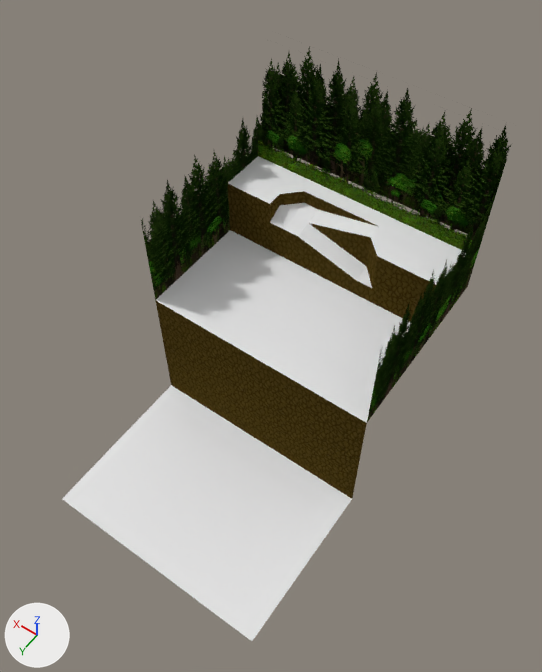
A saved change to the Blender file Blends/level-8.blend.
Camera for both pictures: a camera (50 mm lens) standing at (-51.2, 73.4, 113.8) and looking at (-1.5, 3.8, 4.4). Lighting does not change. The marker at lower left points along +X, +Y and +Z. The first picture is the older version.

Objects in the first picture: 'level-8', 'level-8-tree-wall'.
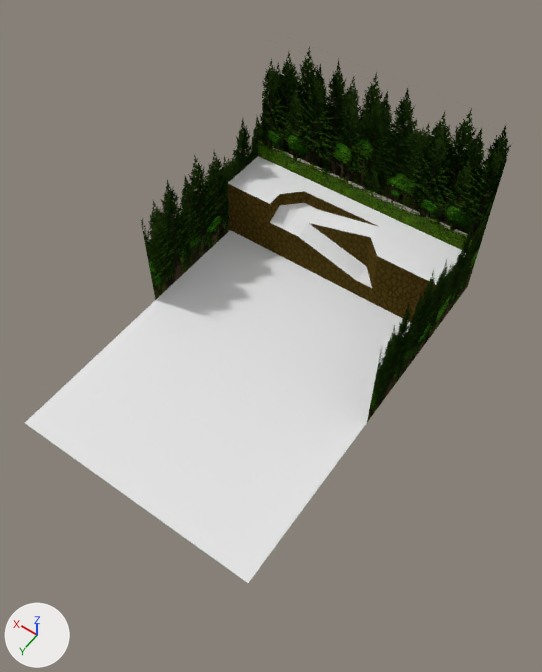
Commit message: working on level 8

Diff of the bpy script that builds the scene:
```diff
--- a/Blends/level-8.blend.py
+++ b/Blends/level-8.blend.py
@@ me_level_8 @@
 # used by ob_level_8; location = (0.0, 0.0, 0.0)
-me_level_8.from_pydata(...)  # 229 vertices, 203 faces; spans x -24.5..24.5, y -28.0..42.0, z -30.0..13.0
+me_level_8.from_pydata(...)  # 214 vertices, 189 faces; spans x -24.5..24.5, y -28.0..42.0, z 0.0..13.0
+# me_level_8 part 1
+# 30 vertices are removed from x -24.5..24.5, y 7.0..42.0, z -30.0
+# 28 faces are deleted
+# 15 new vertices lie (0.0, 35.0, 0.0) away from vertices in x -24.5..24.5, y 7.0, z 0.0
+# 14 new faces join them, mat_terrain (its picture is missing)
 me_level_8.materials.append(mat_terrain)
```

Pixel boxes (x1, y1, x2, y2) of what changed, in the pictures (542 x 672 px):
'level-8', reshaped (9% wider, 12% shorter)
    before: (62, 156, 462, 641)
    after: (25, 156, 462, 583)
part 1 of me_level_8, built on
    before: (62, 300, 367, 641)
    after: (25, 300, 366, 583)
